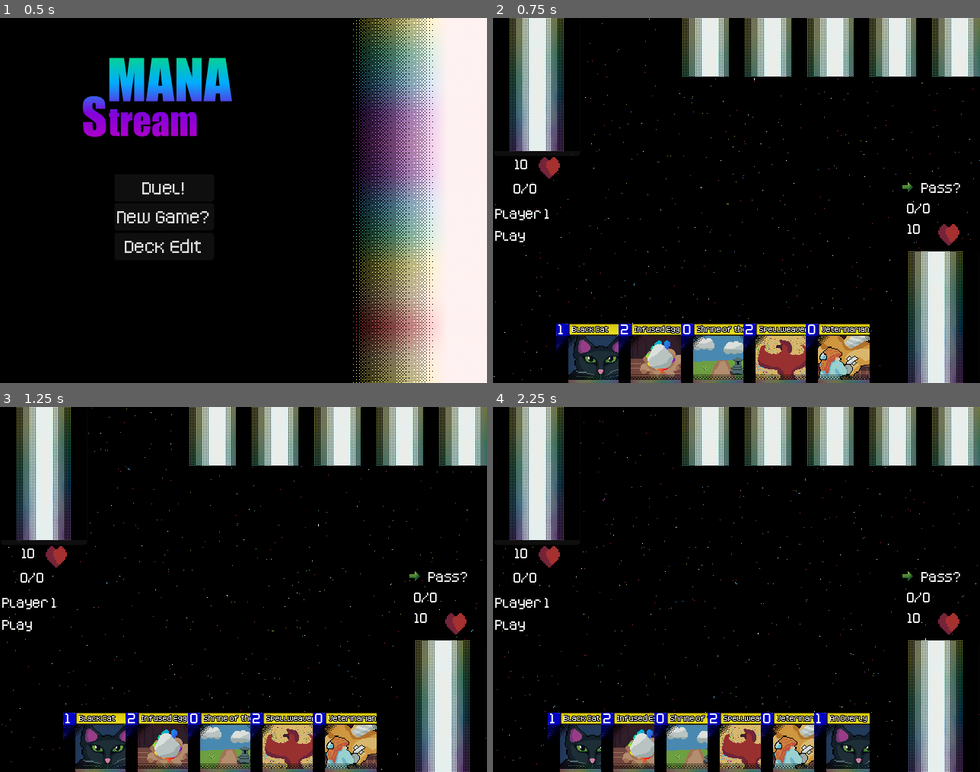
Above: before the commit, frames 1-4 (two rows, left to right).
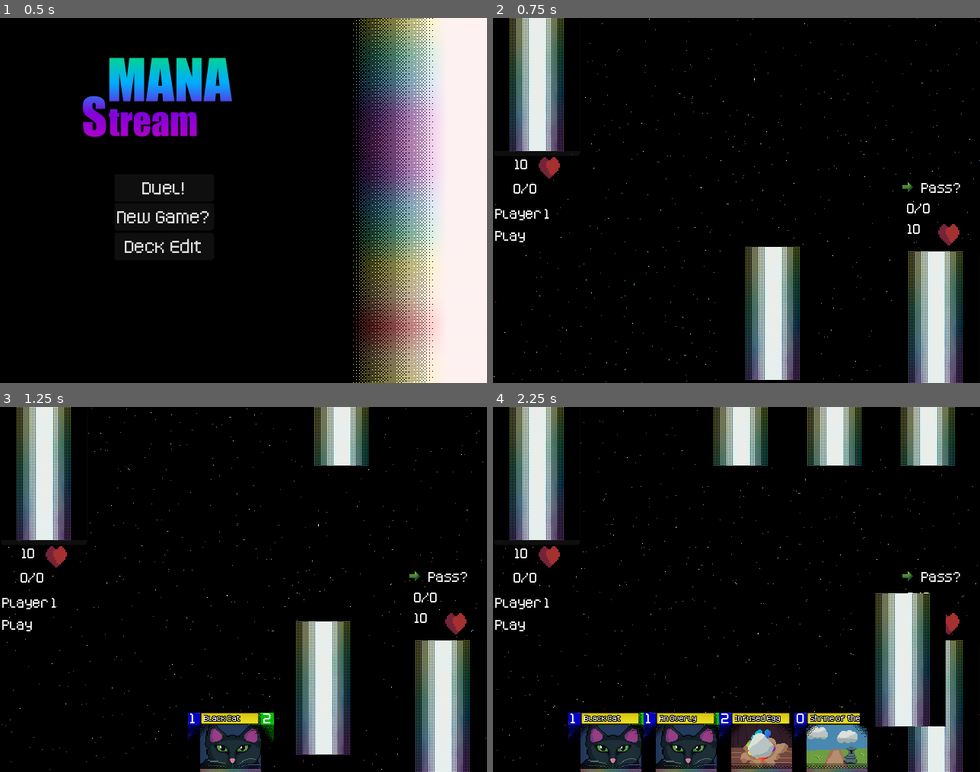
Above: after the commit, the same moments.

Repository: ColbySchexnayder/mana-stream
Game: Godot game, scene res://Scenes/titleScreen.tscn
Two runs of this game, one before a commit and one after it. Both use one fixed random seed, a clock stepped at 60 frames per second and the inputs below.
Inputs (mouse positions are in pixels of both pictures, inside the frame that each line leads up to):
- Up to frame 1 (0.5 s): no input
- Up to frame 2 (0.75 s): click "New Game?" at 0.5 s
- Up to frame 3 (1.25 s): no input
- Up to frame 4 (2.25 s): click (936, 706) at 1.25 s; click (536, 476) at 2 s

Frame 1 is identical in both runs. In frame 2, 15% of the frame differs, in the area x 12-100%, y 0-100%; in frame 3, 14%; in frame 4, 19%, in the area x 11-100%, y 0-100%.

Commit message:
Card image moves between zones when a card changes positions

Diff:
--- a/Cards/Card.tscn
+++ b/Cards/Card.tscn
@@ -53,8 +53,8 @@
 layout_mode = 3
 anchor_right = 0.177
 anchor_bottom = 0.365
-offset_right = -0.279999
-offset_bottom = -0.200012
+offset_right = -0.27999878
+offset_bottom = -0.2000122
 pivot_offset = Vector2(56, 87)
 mouse_default_cursor_shape = 2
 script = ExtResource("1_hmu5p")
--- a/Scenes/Duel.tscn
+++ b/Scenes/Duel.tscn
@@ -16,6 +16,8 @@
 [ext_resource type="AudioStream" uid="uid://dkyqewcth6rkp" path="res://Sfx/UI Audio/Audio/click3.ogg" id="13_8gp5r"]
 [ext_resource type="PackedScene" uid="uid://ds6i6kfdf8bu8" path="res://Art/Animations/phase_change_animation.tscn" id="14_w8i7p"]
 [ext_resource type="Texture2D" uid="uid://cqgbuaan4vy6m" path="res://Cards/CardArt/blackcat.png" id="16_jmbob"]
+[ext_resource type="PackedScene" uid="uid://cbr45uaedmdua" path="res://Scenes/placement_image.tscn" id="17_6kaua"]
+[ext_resource type="Texture2D" uid="uid://bclgb8scwwre0" path="res://Art/ManaButton.png" id="18_sgn6l"]
 
 [sub_resource type="Animation" id="Animation_jmbob"]
 resource_name = "Fade"
@@ -411,6 +413,44 @@
 &"": SubResource("AnimationLibrary_sgn6l")
 }
 
+[node name="PlacementImage" parent="." instance=ExtResource("17_6kaua")]
+visible = false
+
+[node name="PlacementPositions" type="Node2D" parent="."]
+visible = false
+
+[node name="P1DeckPlacement" type="Sprite2D" parent="PlacementPositions"]
+position = Vector2(557, 326)
+texture = ExtResource("18_sgn6l")
+
+[node name="P1HandPlacement" type="Sprite2D" parent="PlacementPositions"]
+position = Vector2(275, 418)
+texture = ExtResource("18_sgn6l")
+
+[node name="P1ManaPlacement" type="Sprite2D" parent="PlacementPositions"]
+position = Vector2(277, 352)
+texture = ExtResource("18_sgn6l")
+
+[node name="P1SummonPlacement" type="Sprite2D" parent="PlacementPositions"]
+position = Vector2(276, 301)
+texture = ExtResource("18_sgn6l")
+
+[node name="P2DeckPlacement" type="Sprite2D" parent="PlacementPositions"]
+position = Vector2(25, 22)
+texture = ExtResource("18_sgn6l")
+
+[node name="P2HandPlacement" type="Sprite2D" parent="PlacementPositions"]
+position = Vector2(337, 25)
+texture = ExtResource("18_sgn6l")
+
+[node name="P2ManaPlacement" type="Sprite2D" parent="PlacementPositions"]
+position = Vector2(337, 87)
+texture = ExtResource("18_sgn6l")
+
+[node name="P2SummonPlacement" type="Sprite2D" parent="PlacementPositions"]
+position = Vector2(338, 152)
+texture = ExtResource("18_sgn6l")
+
 [connection signal="pressed" from="Control/P1Deck/P1DeckButton" to="." method="_on_p_1_deck_pressed"]
 [connection signal="pressed" from="Control/PassButton" to="." method="_on_pass_button_pressed"]
 [connection signal="pressed" from="Control/InterruptChoice/InterruptButton" to="." method="_on_interrupt_button_pressed"]
--- a/Scenes/duel.gd
+++ b/Scenes/duel.gd
@@ -87,6 +87,8 @@
 @onready var effect_animation: Sprite2D = $EffectAnimation
 @onready var effect_animation_player: AnimationPlayer = $EffectAnimation/AnimationPlayer
 
+@onready var placement_image: Placement_Image = $PlacementImage
+@onready var placement_positions: Node2D = $PlacementPositions
 
 #endregion
 
@@ -121,16 +123,6 @@
 		player2deck.push_back(card)
 		p_2_deck_holder.add_child(card)
 	#endregion
-
-	#Shuffle the decks
-	randomize()
-	player1deck.shuffle()
-	player2deck.shuffle()
-
-	#Draw the starting hand
-	for i in range(5):
-		draw(1)
-		draw(2)
 
 	#region Add Test Cards
 	#var testSpell1 = Veterinarian.constructor()
@@ -205,6 +197,15 @@
 	#Needs to be done after signals are connected otherwise "card_to_mana" won't work
 	#player2hand[0].mana()
 
+	#Shuffle the decks
+	randomize()
+	player1deck.shuffle()
+	player2deck.shuffle()
+
+	#Draw the starting hand
+	for i in range(5):
+		await draw(1)
+		await draw(2)
 
 # Keep the text up to date and cards organized
 func _process(_delta: float) -> void:
@@ -276,12 +277,18 @@
 func draw(player: int):
 	match player:
 		1:
+			placement_image.card_moves(placement_positions.get_node("P1DeckPlacement").position,
+			placement_positions.get_node("P1HandPlacement").position)
+			await placement_image._Movement_Complete
 			var card = player1deck.pop_front()
 			player1hand.push_back(card)
 			card.reparent(p_1_hand)
 			card.currentPosition = Card.position.IN_HAND
 
 		2:
+			placement_image.card_moves(placement_positions.get_node("P2DeckPlacement").position,
+			placement_positions.get_node("P2HandPlacement").position)
+			await placement_image._Movement_Complete
 			var card = player2deck.pop_front()
 			player2hand.push_back(card)
 			card.reparent(p_2_hand)
@@ -419,10 +426,14 @@
 				p_2_summon_zone.move_child(card, cardIndex)
 
 #Move given card from HAND to MANA
-func card_to_mana(card):
+func card_to_mana(card: Card):
 	card.currentPosition = Card.position.IN_MANA
 	remove_from_x(card)
 	if card.cardOwner == 1:
+		#var vec := Vector2(p_1_hand.global_position.x+.width/2,0)
+		placement_image.card_moves(placement_positions.get_node("P1HandPlacement").position,
+		 placement_positions.get_node("P1ManaPlacement").position)
+		await placement_image._Movement_Complete
 		player1mana.push_front(card)
 		card.reparent(p_1_mana_zone)
 		card.inspect_view.visible = false
@@ -431,6 +442,9 @@
 
 		totalMana += 1
 	else:
+		placement_image.card_moves(placement_positions.get_node("P2HandPlacement").position,
+		 placement_positions.get_node("P2ManaPlacement").position)
+		await placement_image._Movement_Complete
 		player2mana.push_front(card)
 		card.reparent(p_2_mana_zone)
 		card.inspect_view.visible = false
@@ -457,18 +471,36 @@
 		Card.position.IN_HAND:
 			if card.cardOwner == 1:
 				player1hand.erase(card)
+				placement_image.card_moves(placement_positions.get_node("P1HandPlacement").position,
+				placement_positions.get_node("P1SummonPlacement").position)
+				await placement_image._Movement_Complete
 			else:
+				placement_image.card_moves(placement_positions.get_node("P2HandPlacement").position,
+				placement_positions.get_node("P2SummonPlacement").position)
+				await placement_image._Movement_Complete
 				player2hand.erase(card)
 		card.position.IN_DECK:
 			if card.cardOwner == 1:
 				player1deck.erase(card)
+				placement_image.card_moves(placement_positions.get_node("P1DeckPlacement").position,
+				placement_positions.get_node("P1SummonPlacement").position)
+				await placement_image._Movement_Complete
 			else:
+				placement_image.card_moves(placement_positions.get_node("P2DeckPlacement").position,
+				placement_positions.get_node("P2SummonPlacement").position)
+				await placement_image._Movement_Complete
 				player2deck.erase(card)
 		card.position.IN_MANA:
 			if card.cardOwner == 1:
 				player1mana.erase(card)
+				placement_image.card_moves(placement_positions.get_node("P1ManaPlacement").position,
+				placement_positions.get_node("P1SummonPlacement").position)
+				await placement_image._Movement_Complete
 			else:
 				player2mana.erase(card)
+				placement_image.card_moves(placement_positions.get_node("P2ManaPlacement").position,
+				placement_positions.get_node("P2SummonPlacement").position)
+				await placement_image._Movement_Complete
 		card.position.IN_SUMMON:
 			return
 	card.reveal()
@@ -542,9 +574,15 @@
 	if card.cardOwner == 1:
 		player1deck.push_back(card)
 		card.reparent(p_1_deck)
+		placement_image.card_moves(placement_positions.get_node("P1SummonPlacement").position,
+		placement_positions.get_node("P1DeckPlacement").position)
+		await placement_image._Movement_Complete
 	else:
 		player2deck.push_back(card)
 		card.reparent(p_2_deck)
+		placement_image.card_moves(placement_positions.get_node("P2SummonPlacement").position,
+		placement_positions.get_node("P2DeckPlacement").position)
+		await placement_image._Movement_Complete
 	#Set the card's current location to be in the deck
 	card.currentPosition = Card.position.IN_DECK
 	card.hide()
@@ -556,10 +594,19 @@
 	if card.cardOwner == 1:
 		if card.currentPosition == Card.position.IN_DECK:
 			player1deck.erase(card)
+			placement_image.card_moves(placement_positions.get_node("P1DeckPlacement").position,
+			placement_positions.get_node("P1HandPlacement").position)
+			await placement_image._Movement_Complete
 		elif card.currentPosition == Card.position.IN_MANA:
 			player1mana.erase(card)
+			placement_image.card_moves(placement_positions.get_node("P1ManaPlacement").position,
+			placement_positions.get_node("P1HandPlacement").position)
+			await placement_image._Movement_Complete
 		elif card.currentPosition == Card.position.IN_SUMMON:
 			player1summon.erase(card)
+			placement_image.card_moves(placement_positions.get_node("P1SummonPlacement").position,
+			placement_positions.get_node("P1HandPlacement").position)
+			await placement_image._Movement_Complete
 
 		card.reveal()
 		player1hand.push_back(card)
@@ -572,10 +619,19 @@
 
 		if card.currentPosition == Card.position.IN_DECK:
 			player2deck.erase(card)
+			placement_image.card_moves(placement_positions.get_node("P2DeckPlacement").position,
+			placement_positions.get_node("P2HandPlacement").position)
+			await placement_image._Movement_Complete
 		elif card.currentPosition == Card.position.IN_MANA:
 			player2mana.erase(card)
+			placement_image.card_moves(placement_positions.get_node("P2ManaPlacement").position,
+			placement_positions.get_node("P2HandPlacement").position)
+			await placement_image._Movement_Complete
 		elif card.currentPosition == Card.position.IN_SUMMON:
 			player2summon.erase(card)
+			placement_image.card_moves(placement_positions.get_node("P2SummonPlacement").position,
+			placement_positions.get_node("P2HandPlacement").position)
+			await placement_image._Movement_Complete
 
 		player2hand.push_back(card)
 		card.reparent(p_2_hand)
--- /dev/null
+++ b/Scenes/placement_image.gd
@@ -0,0 +1,31 @@
+class_name Placement_Image extends Sprite2D
+
+@export var timeToMove := 3.0
+@export var moveSpeed := 20.0
+var start: Vector2
+var dest: Vector2
+var distance: float
+var completed := true
+signal _Movement_Complete
+
+func card_moves(origin: Vector2, destination: Vector2, time: float = timeToMove):
+	start = origin
+	dest = destination
+	timeToMove = time
+	position = start
+	distance = start.distance_to(dest)
+	completed = false
+
+# Called every frame. 'delta' is the elapsed time since the previous frame.
+func _process(delta: float) -> void:
+	if !completed:
+		visible = true
+
+		var current_distance = position.distance_to(dest)
+		#position = lerp(start, dest, (current_distance+delta)/distance)
+		position = position.move_toward(dest,moveSpeed)
+		#print(position)
+		if current_distance < .01:
+			completed = true
+			visible = false
+			emit_signal("_Movement_Complete")
--- /dev/null
+++ b/Scenes/placement_image.tscn
@@ -0,0 +1,8 @@
+[gd_scene load_steps=3 format=3 uid="uid://cbr45uaedmdua"]
+
+[ext_resource type="Texture2D" uid="uid://cg55dg77mwxkh" path="res://Cards/manastreambackrainbowCorrectRes.png" id="2_0fa3k"]
+[ext_resource type="Script" uid="uid://yw6pio8opdni" path="res://Scenes/placement_image.gd" id="2_rxueg"]
+
+[node name="PlacementImage" type="Sprite2D"]
+texture = ExtResource("2_0fa3k")
+script = ExtResource("2_rxueg")
--- /dev/null
+++ b/placement_image.gd
@@ -0,0 +1,31 @@
+class_name PlacementImage extends Node2D
+
+@export var timeToMove := 3.0
+@export var moveSpeed := 3.0
+var start: Vector2
+var dest: Vector2
+var distance: float
+var completed := true
+signal _Movement_Complete
+
+func card_moves(origin: Vector2, destination: Vector2, time: float = timeToMove):
+	start = origin
+	dest = destination
+	timeToMove = time
+	position = start
+	distance = start.distance_to(dest)
+	completed = false
+
+# Called every frame. 'delta' is the elapsed time since the previous frame.
+func _process(delta: float) -> void:
+	if !completed:
+		visible = true
+
+		var current_distance = position.distance_to(dest)
+		#position = lerp(start, dest, (current_distance+delta)/distance)
+		position = position.move_toward(dest,delta)
+		#print(position)
+		if current_distance < .01:
+			completed = true
+			visible = false
+			emit_signal("_Movement_Complete")
Not shown: 1 places in Scenes/Duel.tscn that only renumber resources
Not shown, added: Scenes/placement_image.gd.uid
Not shown, added: placement_image.gd.uid
